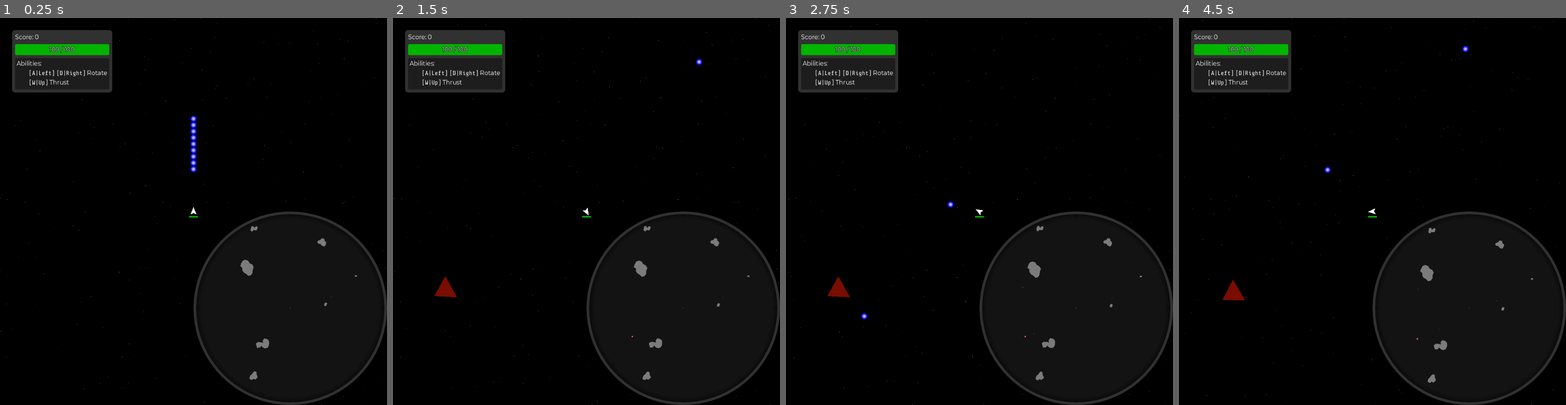
Above: before the commit, frames 1-4 (left to right).
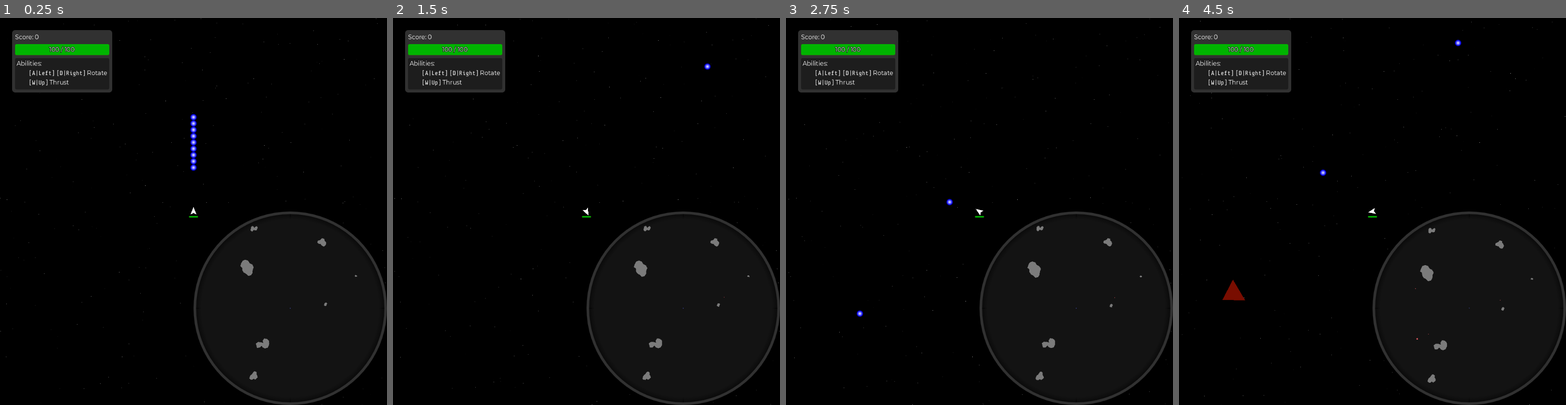
Above: after the commit, the same moments.

Repository: Trantarius/ArcadeGame
Game: Godot game, scene res://main.tscn
Same seed, same stepped clock (60 frames per second), same inputs: the game is played once before the commit and once after it. The engine's default icon, where the game draws it, is replaced by a stand-in: a white triangle on a blue panel in a dark square.
Inputs (mouse positions are in pixels of both pictures, inside the frame that each line leads up to):
- Up to frame 1 (0.25 s): no input
- Up to frame 2 (1.5 s): move the mouse to (671, 192) at 0.52 s; hold D (right) 0.53-1.28 s; move the mouse to (509, 230) at 1.27 s; hold A (left) from 1.28 s (still down)
- Up to frame 3 (2.75 s): move the mouse to (1018, 126) at 2.02 s; release A (left) at 2.03 s; hold D (right) from 2.03 s (still down)
- Up to frame 4 (4.5 s): move the mouse to (1353, 288) at 2.77 s; release D (right) at 2.78 s; hold W (forward) 2.78-3.53 s; move the mouse to (1488, 269) at 3.52 s; hold A (left) from 3.53 s (still down); move the mouse to (1256, 153) at 4.27 s

The runs differ from the first frame. In frame 1, 0.2% of the frame differs, in the area x 45-97%, y 10-73%; in frame 2, 0.2%; in frame 3, 0.2%, in the area x 10-85%, y 46-83%; in frame 4, 0.2%.

Commit message:
improved actor sub-bodies

Diff:
--- a/classes/Actor.gd
+++ b/classes/Actor.gd
@@ -151,6 +151,8 @@
 func jump_warp(motion:Vector2)->void:
 	_actor_warp_queue.push_back({&'type':&'jump',&'motion':motion})
 
+var subbodies:Array[ActorSubBody]
+
 func _integrate_forces(state: PhysicsDirectBodyState2D) -> void:
 
 	for warp:Dictionary in _actor_warp_queue:
--- a/classes/ActorSubBody.gd
+++ b/classes/ActorSubBody.gd
@@ -1,26 +1,57 @@
 class_name ActorSubBody
 extends RigidBody2D
 
+@export var max_correction_force:float = 1000
+@export var max_correction_torque:float = 1000
+@export var breakable:bool = false
+@export var parent_actor:RigidBody2D
+@export var target_marker:Node2D
+
+var correction_impulse:Vector2
+var correction_torque:float
+var is_broken:bool = false
+
 # Called when the node enters the scene tree for the first time.
 func _ready() -> void:
-	custom_integrator=true
-	contact_monitor = true
-	max_contacts_reported = 32
-	global_transform = get_parent().global_transform
+	custom_integrator = true
+	global_transform = target_marker.global_transform if is_instance_valid(target_marker) else parent_actor.global_transform
+	parent_actor.add_collision_exception_with(self)
+	add_collision_exception_with(parent_actor)
+
 
 func _integrate_forces(state: PhysicsDirectBodyState2D) -> void:
-	var parent:Actor = get_parent().get_parent()
+	if(is_broken):
+		return
+	var parent:PhysicsDirectBodyState2D = PhysicsServer2D.body_get_direct_state(parent_actor.get_rid())
 
-	state.transform = get_parent().global_transform
-	state.linear_velocity = parent.linear_velocity + get_parent().position.normalized().orthogonal() * parent.angular_velocity
-	state.angular_velocity = parent.angular_velocity
+	var target_transform:Transform2D = target_marker.global_transform if is_instance_valid(target_marker) else parent_actor.global_transform
 
-	for c:int in state.get_contact_count():
-		parent.apply_force(state.get_contact_impulse(c), state.get_contact_local_position(c)  - (global_position - parent.global_position))
+	var collision:KinematicCollision2D = move_and_collide(target_transform.origin-state.transform.origin)
+	if(is_instance_valid(collision)):
+		state.transform.origin += collision.get_travel()
+	else:
+		state.transform.origin = target_transform.origin
 
-	PhysicsServer2D.body_set_param(get_rid(), PhysicsServer2D.BODY_PARAM_MASS,
-		PhysicsServer2D.body_get_param(parent.get_rid(), PhysicsServer2D.BODY_PARAM_MASS))
-	PhysicsServer2D.body_set_param(get_rid(), PhysicsServer2D.BODY_PARAM_INERTIA,
-		PhysicsServer2D.body_get_param(parent.get_rid(), PhysicsServer2D.BODY_PARAM_INERTIA))
-	PhysicsServer2D.body_set_param(get_rid(), PhysicsServer2D.BODY_PARAM_CENTER_OF_MASS,
-		PhysicsServer2D.body_get_param(parent.get_rid(), PhysicsServer2D.BODY_PARAM_CENTER_OF_MASS))
+	var target_linear_velocity:Vector2 = parent.get_velocity_at_local_position(target_transform.origin - parent.transform.origin)
+	var target_angular_velocity:float = parent.angular_velocity
+	var linear_error:Vector2 = target_transform.origin - state.transform.origin
+	var angular_error:float = angle_difference(state.transform.get_rotation(), target_transform.get_rotation())
+
+	var next_correction_impulse:Vector2 = linear_error/state.step + (target_linear_velocity - state.linear_velocity)
+	correction_impulse = (next_correction_impulse/20)
+	if(breakable && correction_impulse.length()>max_correction_force):
+		is_broken=true
+		return
+	correction_impulse = correction_impulse.limit_length(max_correction_force)
+
+	var next_correction_torque:float = angular_error/state.step  + (target_angular_velocity-state.angular_velocity)
+	correction_torque = next_correction_torque*5
+	if(breakable && abs(correction_torque)>max_correction_torque):
+		is_broken=true
+		return
+	correction_torque = clamp(correction_torque, -max_correction_torque, max_correction_torque)
+
+	state.apply_impulse(correction_impulse)
+	state.apply_torque_impulse(correction_torque)
+	parent.apply_impulse(-correction_impulse, target_transform.origin - parent.transform.origin)
+	parent.apply_torque_impulse(-correction_torque)
--- a/enemies/shield_bearer/shield_bearer.tscn
+++ b/enemies/shield_bearer/shield_bearer.tscn
@@ -25,9 +25,11 @@
 [node name="LeftShield" type="Marker2D" parent="."]
 position = Vector2(12, 0)
 
-[node name="LeftShield" type="RigidBody2D" parent="LeftShield"]
+[node name="LeftShield" type="RigidBody2D" parent="LeftShield" node_paths=PackedStringArray("parent_actor", "target_marker")]
 collision_mask = 7
 script = ExtResource("2_tksjt")
+parent_actor = NodePath("../..")
+target_marker = NodePath("..")
 
 [node name="CollisionPolygon2D" type="CollisionPolygon2D" parent="LeftShield/LeftShield"]
 rotation = -3.14159
@@ -46,9 +48,11 @@
 [node name="RightShield" type="Marker2D" parent="."]
 position = Vector2(12, 0)
 
-[node name="RightShield" type="RigidBody2D" parent="RightShield"]
+[node name="RightShield" type="RigidBody2D" parent="RightShield" node_paths=PackedStringArray("parent_actor", "target_marker")]
 collision_mask = 7
 script = ExtResource("2_tksjt")
+parent_actor = NodePath("../..")
+target_marker = NodePath("..")
 
 [node name="CollisionPolygon2D" type="CollisionPolygon2D" parent="RightShield/RightShield"]
 rotation = -3.14159
--- a/project.godot
+++ b/project.godot
@@ -84,7 +84,7 @@
 
 [physics]
 
-common/physics_jitter_fix=0.0
+common/physics_ticks_per_second=120
 2d/default_gravity=0.0
 2d/default_linear_damp=0.0
 2d/default_angular_damp=0.0
--- /dev/null
+++ b/test/actor_test.tscn
@@ -0,0 +1,449 @@
+[gd_scene load_steps=16 format=3 uid="uid://c5gp5de2oi4dt"]
+
+[ext_resource type="Script" path="res://classes/Interpolator.gd" id="1_q6mkr"]
+[ext_resource type="Texture2D" uid="uid://bude4na0hnosm" path="res://icon.svg" id="2_1x0lk"]
+
+[sub_resource type="GDScript" id="GDScript_pdst4"]
+script/source = "@tool
+extends Node2D
+
+@export var color:Color:
+	set(to):
+		color = to
+		queue_redraw()
+@export var thickness:float:
+	set(to):
+		thickness = to
+		queue_redraw()
+@export var separation:float:
+	set(to):
+		separation = to
+		queue_redraw()
+
+func _process(delta: float) -> void:
+	queue_redraw()
+
+func _draw() -> void:
+	var rect:Rect2 = get_canvas_transform().affine_inverse() * get_viewport_rect()
+
+	var left:float = floor((rect.position.x-thickness)/separation)*separation
+	var right:float = ceil((rect.end.x+thickness)/separation)*separation
+	var top:float = floor((rect.position.y-thickness)/separation)*separation
+	var bottom:float = ceil((rect.end.y+thickness)/separation)*separation
+
+	if(is_nan(left)||is_inf(left)||is_nan(right)||is_inf(right)||is_nan(top)||is_inf(top)||is_nan(bottom)||is_inf(bottom)):
+		return
+	if((right-left)/separation>100 || (bottom-top)/separation>100):
+		return
+
+	var x:float = left
+	while(x<=right):
+		draw_line(Vector2(x,top),Vector2(x,bottom),color,thickness)
+		x+=separation
+	var y:float = top
+	while(y<=bottom):
+		draw_line(Vector2(left,y),Vector2(right,y),color,thickness)
+		y+=separation
+"
+
+[sub_resource type="GDScript" id="GDScript_rnyd4"]
+script/source = "extends Actor
+
+
+func _physics_process(_delta: float) -> void:
+	linear_target = get_global_mouse_position()
+	$TargetLine.points = [Vector2.ZERO, (linear_target - global_position).rotated(-global_rotation)]
+	$VelocityLine.points = [Vector2.ZERO, linear_velocity.rotated(-global_rotation)]
+	$ThrustLine.points = [Vector2.ZERO, linear_thrust.rotated(-global_rotation)]
+"
+
+[sub_resource type="RectangleShape2D" id="RectangleShape2D_njbur"]
+size = Vector2(32, 32)
+
+[sub_resource type="GDScript" id="GDScript_y6nsh"]
+script/source = "extends Actor
+
+
+func _physics_process(_delta: float) -> void:
+	linear_target = get_global_mouse_position() - global_position
+	$TargetLine.points = [Vector2.ZERO, linear_target.rotated(-global_rotation)]
+	$VelocityLine.points = [Vector2.ZERO, linear_velocity.rotated(-global_rotation)]
+	$ThrustLine.points = [Vector2.ZERO, linear_thrust.rotated(-global_rotation)]
+"
+
+[sub_resource type="GDScript" id="GDScript_r5t52"]
+script/source = "extends Actor
+
+
+func _physics_process(_delta: float) -> void:
+	linear_target = Vector2.ZERO
+	reference_acceleration = $'../TargetActor'.linear_acceleration
+	reference_velocity = $'../TargetActor'.linear_velocity
+	reference_position = $'../TargetActor'.global_position
+	$TargetLine.points = [Vector2.ZERO, (reference_position - global_position).rotated(-global_rotation)]
+	$VelocityLine.points = [Vector2.ZERO, linear_velocity.rotated(-global_rotation)]
+	$ThrustLine.points = [Vector2.ZERO, linear_thrust.rotated(-global_rotation)]
+"
+
+[sub_resource type="CircleShape2D" id="CircleShape2D_1fkjg"]
+radius = 64.0
+
+[sub_resource type="Gradient" id="Gradient_fcuy7"]
+offsets = PackedFloat32Array(0.97654, 1)
+colors = PackedColorArray(1, 1, 1, 1, 1, 1, 1, 0)
+
+[sub_resource type="GradientTexture2D" id="GradientTexture2D_4ct4i"]
+gradient = SubResource("Gradient_fcuy7")
+width = 128
+height = 128
+fill = 1
+fill_from = Vector2(0.5, 0.5)
+fill_to = Vector2(1, 0.5)
+
+[sub_resource type="CircleShape2D" id="CircleShape2D_vsry6"]
+radius = 128.0
+
+[sub_resource type="GDScript" id="GDScript_pu3on"]
+script/source = "extends Actor
+
+
+func _integrate_forces(state: PhysicsDirectBodyState2D) -> void:
+	linear_target = get_global_mouse_position() - global_position
+	super(state)
+	$TargetLine.points = [Vector2.ZERO, linear_target.rotated(-global_rotation)]
+	$VelocityLine.points = [Vector2.ZERO, linear_velocity.rotated(-global_rotation)]
+	$ThrustLine.points = [Vector2.ZERO, linear_thrust.rotated(-global_rotation)]
+
+"
+
+[sub_resource type="GDScript" id="GDScript_qu3b8"]
+script/source = "extends ActorSubBody
+
+func _integrate_forces(state: PhysicsDirectBodyState2D) -> void:
+	super(state)
+
+	$ThrustLine.points = [Vector2.ZERO, correction_impulse.rotated(-global_rotation)]
+	$VelocityLine.points = [Vector2.ZERO, linear_velocity.rotated(-global_rotation)]
+	$TargetLine.points = [Vector2.ZERO, global_transform.affine_inverse() * get_parent().global_position]
+"
+
+[sub_resource type="RectangleShape2D" id="RectangleShape2D_t7hum"]
+size = Vector2(16, 16)
+
+[sub_resource type="RectangleShape2D" id="RectangleShape2D_y8lin"]
+size = Vector2(16, 16)
+
+[node name="ActorTest" type="Node"]
+
+[node name="Grid" type="Node2D" parent="."]
+script = SubResource("GDScript_pdst4")
+color = Color(0.18359, 0.18359, 0.18359, 1)
+thickness = 1.0
+separation = 256.0
+
+[node name="LinearPositionBrakeActor" type="RigidBody2D" parent="."]
+process_mode = 4
+visible = false
+collision_layer = 0
+script = SubResource("GDScript_rnyd4")
+linear_control_mode = 3
+
+[node name="Interpolator" type="Node2D" parent="LinearPositionBrakeActor"]
+script = ExtResource("1_q6mkr")
+
+[node name="Sprite2D" type="Sprite2D" parent="LinearPositionBrakeActor/Interpolator"]
+scale = Vector2(0.25, 0.25)
+texture = ExtResource("2_1x0lk")
+
+[node name="CollisionShape2D" type="CollisionShape2D" parent="LinearPositionBrakeActor"]
+shape = SubResource("RectangleShape2D_njbur")
+
+[node name="ThrustLine" type="Line2D" parent="LinearPositionBrakeActor"]
+points = PackedVector2Array(-3, -32, 125, -30)
+width = 2.0
+default_color = Color(1, 0.239216, 0.243137, 1)
+
+[node name="VelocityLine" type="Line2D" parent="LinearPositionBrakeActor"]
+points = PackedVector2Array(3, -76, 126, -67)
+width = 2.0
+default_color = Color(0.313726, 0.341176, 1, 1)
+
+[node name="TargetLine" type="Line2D" parent="LinearPositionBrakeActor"]
+points = PackedVector2Array(13, -118, 129, -106)
+width = 2.0
+default_color = Color(0.270588, 0.854902, 0.298039, 1)
+
+[node name="LinearPositionNoBrakeActor" type="RigidBody2D" parent="."]
+process_mode = 4
+visible = false
+collision_layer = 0
+script = SubResource("GDScript_rnyd4")
+linear_control_mode = 3
+linear_brake = 0.0
+
+[node name="Interpolator" type="Node2D" parent="LinearPositionNoBrakeActor"]
+script = ExtResource("1_q6mkr")
+
+[node name="Sprite2D" type="Sprite2D" parent="LinearPositionNoBrakeActor/Interpolator"]
+scale = Vector2(0.25, 0.25)
+texture = ExtResource("2_1x0lk")
+
+[node name="CollisionShape2D" type="CollisionShape2D" parent="LinearPositionNoBrakeActor"]
+shape = SubResource("RectangleShape2D_njbur")
+
+[node name="ThrustLine" type="Line2D" parent="LinearPositionNoBrakeActor"]
+points = PackedVector2Array(-3, -32, 125, -30)
+width = 2.0
+default_color = Color(1, 0.239216, 0.243137, 1)
+
+[node name="VelocityLine" type="Line2D" parent="LinearPositionNoBrakeActor"]
+points = PackedVector2Array(3, -76, 126, -67)
+width = 2.0
+default_color = Color(0.313726, 0.341176, 1, 1)
+
+[node name="TargetLine" type="Line2D" parent="LinearPositionNoBrakeActor"]
+points = PackedVector2Array(13, -118, 129, -106)
+width = 2.0
+default_color = Color(0.270588, 0.854902, 0.298039, 1)
+
+[node name="TargetActor" type="RigidBody2D" parent="."]
+process_mode = 4
+visible = false
+collision_layer = 0
+script = SubResource("GDScript_y6nsh")
+linear_control_mode = 2
+
+[node name="Interpolator" type="Node2D" parent="TargetActor"]
+script = ExtResource("1_q6mkr")
+
+[node name="Sprite2D" type="Sprite2D" parent="TargetActor/Interpolator"]
+scale = Vector2(0.25, 0.25)
+texture = ExtResource("2_1x0lk")
+
+[node name="RemoteTransform2D" type="RemoteTransform2D" parent="TargetActor/Interpolator"]
+remote_path = NodePath("../../../Camera2D")
+update_rotation = false
+update_scale = false
+
+[node name="CollisionShape2D" type="CollisionShape2D" parent="TargetActor"]
+shape = SubResource("RectangleShape2D_njbur")
+
+[node name="ThrustLine" type="Line2D" parent="TargetActor"]
+points = PackedVector2Array(-3, -32, 125, -30)
+width = 2.0
+default_color = Color(1, 0.239216, 0.243137, 1)
+
+[node name="VelocityLine" type="Line2D" parent="TargetActor"]
+points = PackedVector2Array(3, -76, 126, -67)
+width = 2.0
+default_color = Color(0.313726, 0.341176, 1, 1)
+
+[node name="TargetLine" type="Line2D" parent="TargetActor"]
+points = PackedVector2Array(13, -118, 129, -106)
+width = 2.0
+default_color = Color(0.270588, 0.854902, 0.298039, 1)
+
+[node name="SeekingBrakeActor" type="RigidBody2D" parent="."]
+process_mode = 4
+visible = false
+collision_layer = 0
+script = SubResource("GDScript_r5t52")
+linear_control_mode = 3
+
+[node name="Interpolator" type="Node2D" parent="SeekingBrakeActor"]
+script = ExtResource("1_q6mkr")
+
+[node name="Sprite2D" type="Sprite2D" parent="SeekingBrakeActor/Interpolator"]
+scale = Vector2(0.25, 0.25)
+texture = ExtResource("2_1x0lk")
+
+[node name="RemoteTransform2D" type="RemoteTransform2D" parent="SeekingBrakeActor/Interpolator"]
+remote_path = NodePath("../../../Camera2D")
+update_rotation = false
+update_scale = false
+
+[node name="CollisionShape2D" type="CollisionShape2D" parent="SeekingBrakeActor"]
+shape = SubResource("RectangleShape2D_njbur")
+
+[node name="ThrustLine" type="Line2D" parent="SeekingBrakeActor"]
+points = PackedVector2Array(-3, -32, 125, -30)
+width = 2.0
+default_color = Color(1, 0.239216, 0.243137, 1)
+
+[node name="VelocityLine" type="Line2D" parent="SeekingBrakeActor"]
+points = PackedVector2Array(3, -76, 126, -67)
+width = 2.0
+default_color = Color(0.313726, 0.341176, 1, 1)
+
+[node name="TargetLine" type="Line2D" parent="SeekingBrakeActor"]
+points = PackedVector2Array(13, -118, 129, -106)
+width = 2.0
+default_color = Color(0.270588, 0.854902, 0.298039, 1)
+
+[node name="SeekingNoBrakeActor" type="RigidBody2D" parent="."]
+process_mode = 4
+visible = false
+collision_layer = 0
+script = SubResource("GDScript_r5t52")
+linear_control_mode = 3
+linear_brake = 0.0
+
+[node name="Interpolator" type="Node2D" parent="SeekingNoBrakeActor"]
+script = ExtResource("1_q6mkr")
+
+[node name="Sprite2D" type="Sprite2D" parent="SeekingNoBrakeActor/Interpolator"]
+scale = Vector2(0.25, 0.25)
+texture = ExtResource("2_1x0lk")
+
+[node name="RemoteTransform2D" type="RemoteTransform2D" parent="SeekingNoBrakeActor/Interpolator"]
+remote_path = NodePath("../../../Camera2D")
+update_rotation = false
+update_scale = false
+
+[node name="CollisionShape2D" type="CollisionShape2D" parent="SeekingNoBrakeActor"]
+shape = SubResource("RectangleShape2D_njbur")
+
+[node name="ThrustLine" type="Line2D" parent="SeekingNoBrakeActor"]
+points = PackedVector2Array(-3, -32, 125, -30)
+width = 2.0
+default_color = Color(1, 0.239216, 0.243137, 1)
+
+[node name="VelocityLine" type="Line2D" parent="SeekingNoBrakeActor"]
+points = PackedVector2Array(3, -76, 126, -67)
+width = 2.0
+default_color = Color(0.313726, 0.341176, 1, 1)
+
+[node name="TargetLine" type="Line2D" parent="SeekingNoBrakeActor"]
+points = PackedVector2Array(13, -118, 129, -106)
+width = 2.0
+default_color = Color(0.270588, 0.854902, 0.298039, 1)
+
+[node name="Camera2D" type="Camera2D" parent="."]
+
+[node name="StaticBody2D" type="StaticBody2D" parent="."]
+position = Vector2(214, 185)
+
+[node name="CollisionShape2D" type="CollisionShape2D" parent="StaticBody2D"]
+shape = SubResource("CircleShape2D_1fkjg")
+
+[node name="Sprite2D" type="Sprite2D" parent="StaticBody2D"]
+texture = SubResource("GradientTexture2D_4ct4i")
+
+[node name="StaticBody2D2" type="StaticBody2D" parent="."]
+position = Vector2(-308, -307)
+
+[node name="CollisionShape2D" type="CollisionShape2D" parent="StaticBody2D2"]
+shape = SubResource("CircleShape2D_vsry6")
+
+[node name="Sprite2D" type="Sprite2D" parent="StaticBody2D2"]
+scale = Vector2(2, 2)
+texture = SubResource("GradientTexture2D_4ct4i")
+
+[node name="SubBodyActor" type="RigidBody2D" parent="."]
+collision_layer = 0
+script = SubResource("GDScript_pu3on")
+max_linear_thrust = 512.0
+
+[node name="Interpolator" type="Node2D" parent="SubBodyActor"]
+script = ExtResource("1_q6mkr")
+
+[node name="Sprite2D" type="Sprite2D" parent="SubBodyActor/Interpolator"]
+scale = Vector2(0.25, 0.25)
+texture = ExtResource("2_1x0lk")
+
+[node name="RemoteTransform2D" type="RemoteTransform2D" parent="SubBodyActor/Interpolator"]
+remote_path = NodePath("../../../Camera2D")
+
+[node name="CollisionShape2D" type="CollisionShape2D" parent="SubBodyActor"]
+shape = SubResource("RectangleShape2D_njbur")
+
+[node name="ThrustLine" type="Line2D" parent="SubBodyActor"]
+points = PackedVector2Array(-3, -32, 125, -30)
+width = 2.0
+default_color = Color(1, 0.239216, 0.243137, 1)
+
+[node name="VelocityLine" type="Line2D" parent="SubBodyActor"]
+points = PackedVector2Array(3, -76, 126, -67)
+width = 2.0
+default_color = Color(0.313726, 0.341176, 1, 1)
+
+[node name="TargetLine" type="Line2D" parent="SubBodyActor"]
+points = PackedVector2Array(13, -118, 129, -106)
+width = 2.0
+default_color = Color(0.270588, 0.854902, 0.298039, 1)
+
+[node name="SubBodyA" type="Marker2D" parent="SubBodyActor"]
+position = Vector2(64, 0)
+
+[node name="ActorSubBody" type="RigidBody2D" parent="SubBodyActor/SubBodyA" node_paths=PackedStringArray("parent_actor", "target_marker")]
+collision_layer = 0
+script = SubResource("GDScript_qu3b8")
+parent_actor = NodePath("../..")
+target_marker = NodePath("..")
+
+[node name="CollisionShape2D" type="CollisionShape2D" parent="SubBodyActor/SubBodyA/ActorSubBody"]
+shape = SubResource("RectangleShape2D_t7hum")
+
+[node name="Interpolator" type="Node2D" parent="SubBodyActor/SubBodyA/ActorSubBody"]
+script = ExtResource("1_q6mkr")
+
+[node name="Sprite2D" type="Sprite2D" parent="SubBodyActor/SubBodyA/ActorSubBody/Interpolator"]
+scale = Vector2(0.125, 0.125)
+texture = ExtResource("2_1x0lk")
+
+[node name="ThrustLine" type="Line2D" parent="SubBodyActor/SubBodyA/ActorSubBody"]
+points = PackedVector2Array(-3, -32, 125, -30)
+width = 2.0
+default_color = Color(1, 0.239216, 0.243137, 1)
+
+[node name="VelocityLine" type="Line2D" parent="SubBodyActor/SubBodyA/ActorSubBody"]
+points = PackedVector2Array(3, -76, 126, -67)
+width = 2.0
+default_color = Color(0.313726, 0.341176, 1, 1)
+
+[node name="TargetLine" type="Line2D" parent="SubBodyActor/SubBodyA/ActorSubBody"]
+points = PackedVector2Array(13, -118, 129, -106)
+width = 2.0
+default_color = Color(0.270588, 0.854902, 0.298039, 1)
+
+[node name="SubBodyB" type="Marker2D" parent="SubBodyActor"]
+position = Vector2(-64, 0)
+
+[node name="ActorSubBody" type="RigidBody2D" parent="SubBodyActor/SubBodyB" node_paths=PackedStringArray("parent_actor", "target_marker")]
+collision_layer = 0
+script = SubResource("GDScript_qu3b8")
+parent_actor = NodePath("../..")
+target_marker = NodePath("..")
+
+[node name="CollisionShape2D" type="CollisionShape2D" parent="SubBodyActor/SubBodyB/ActorSubBody"]
+shape = SubResource("RectangleShape2D_y8lin")
+
+[node name="Interpolator" type="Node2D" parent="SubBodyActor/SubBodyB/ActorSubBody"]
+script = ExtResource("1_q6mkr")
+
+[node name="Sprite2D" type="Sprite2D" parent="SubBodyActor/SubBodyB/ActorSubBody/Interpolator"]
+scale = Vector2(0.125, 0.125)
+texture = ExtResource("2_1x0lk")
+
+[node name="ThrustLine" type="Line2D" parent="SubBodyActor/SubBodyB/ActorSubBody"]
+points = PackedVector2Array(-3, -32, 125, -30)
+width = 2.0
+default_color = Color(1, 0.239216, 0.243137, 1)
+
+[node name="VelocityLine" type="Line2D" parent="SubBodyActor/SubBodyB/ActorSubBody"]
+points = PackedVector2Array(3, -76, 126, -67)
+width = 2.0
+default_color = Color(0.313726, 0.341176, 1, 1)
+
+[node name="TargetLine" type="Line2D" parent="SubBodyActor/SubBodyB/ActorSubBody"]
+points = PackedVector2Array(13, -118, 129, -106)
+width = 2.0
+default_color = Color(0.270588, 0.854902, 0.298039, 1)
+
+[node name="StaticBody2D3" type="StaticBody2D" parent="."]
+
+[node name="CollisionPolygon2D" type="CollisionPolygon2D" parent="StaticBody2D3"]
+polygon = PackedVector2Array(-296, -52, -408, 420, -296, 420)
+
+[node name="Polygon2D" type="Polygon2D" parent="StaticBody2D3"]
+polygon = PackedVector2Array(-296, -52, -408, 420, -296, 420)
